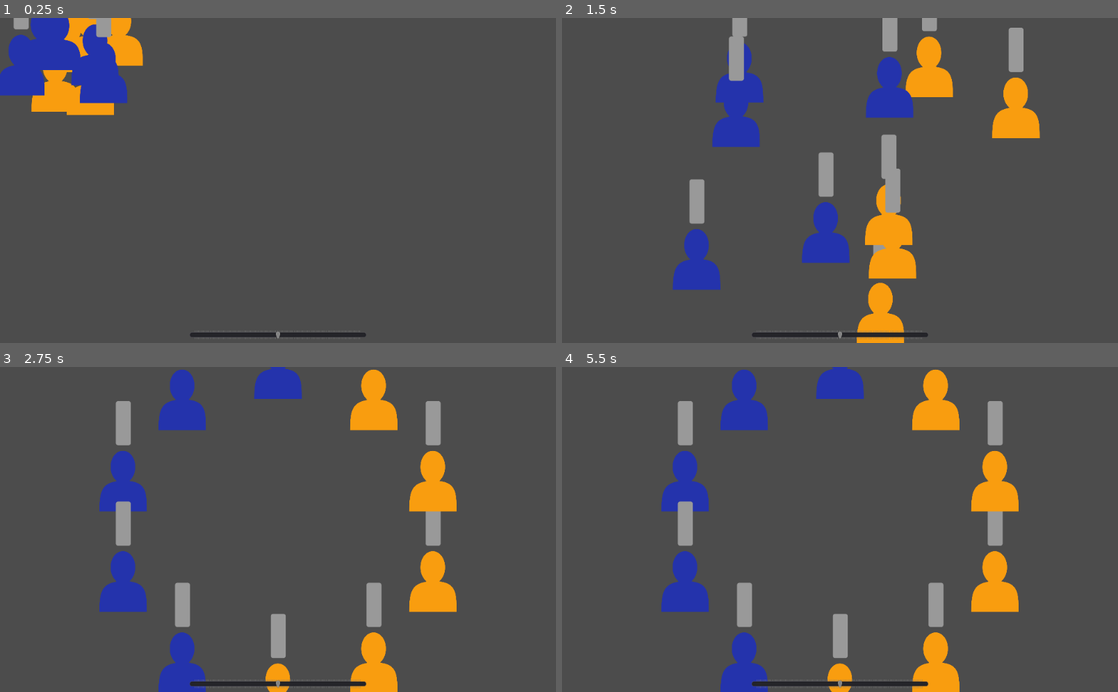
Above: before the commit, frames 1-4 (two rows, left to right).
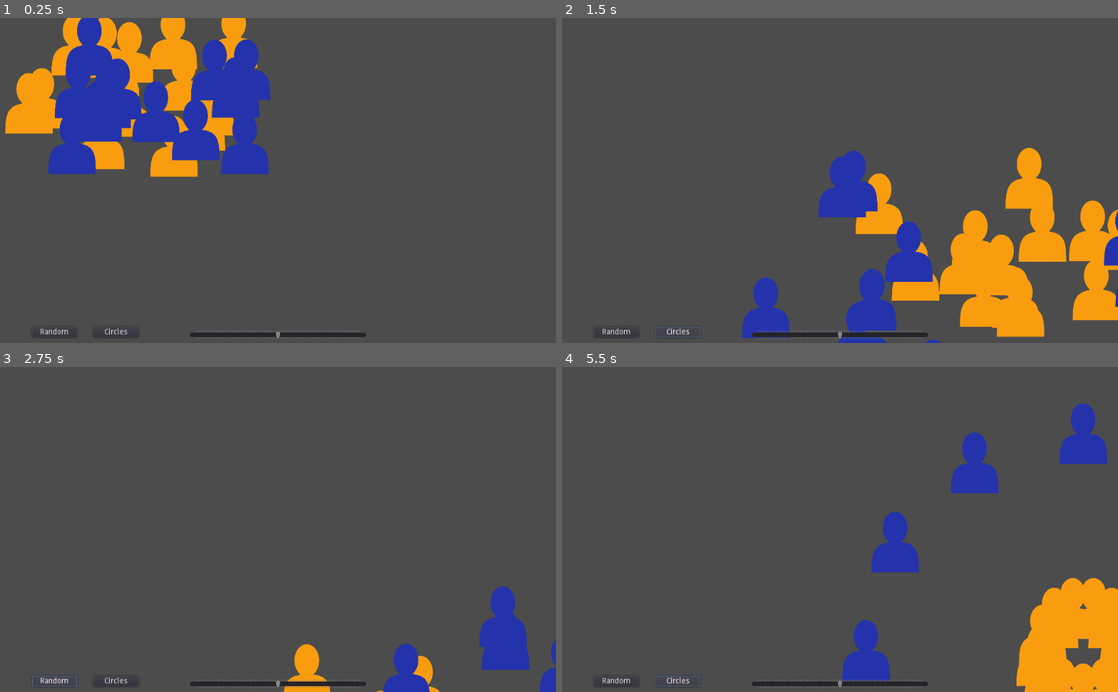
Above: after the commit, the same moments.

Repository: Maaack/Supply-and-Demand-Simulator
Game: Godot game, scene res://Scenes/Main/Main.tscn
The game is run twice, just before and just after one commit, with the same random seed, the same clock (stepped at 60 frames per second) and the same inputs.
Inputs (mouse positions are in pixels of both pictures, inside the frame that each line leads up to):
- Up to frame 1 (0.25 s): no input
- Up to frame 2 (1.5 s): click (617, 333) at 0.5 s, where only the run after the commit has a clickable "Random"; click (678, 333) at 1.25 s, where only the run after the commit has a clickable "Circles"
- Up to frame 3 (2.75 s): click (55, 682) at 2 s, where only the run after the commit has a clickable "Random"
- Up to frame 4 (5.5 s): click (678, 682) at 2.75 s, where only the run after the commit has a clickable "Circles"; click (617, 682) at 3.5 s, where only the run after the commit has a clickable "Random"; click (678, 682) at 4.25 s, where only the run after the commit has a clickable "Circles"

The runs differ from the first frame. In frame 1, 16% of the frame differs, in the area x 0-49%, y 0-98%; in frame 2, 25%, in the area x 7-100%, y 0-100%; in frame 3, 15%; in frame 4, 21%.

Commit message:
INIT-02: Adds double circle layout and movement in between when roles change.

Diff:
--- a/Scenes/Characters/BaseCharacter.gd
+++ b/Scenes/Characters/BaseCharacter.gd
@@ -28,7 +28,6 @@
 
 func move_to(new_position : Vector2, time_to : float = 1.0):
 	if $Tween.is_active():
-		$Tween.seek($Tween.get_runtime())
 		$Tween.stop_all()
 	$Tween.interpolate_property(self, "position", position, new_position, time_to)
 	$Tween.start()
--- a/Scenes/Characters/BaseCharacter.tscn
+++ b/Scenes/Characters/BaseCharacter.tscn
@@ -10,6 +10,7 @@
 seller_color = Color( 0.141176, 0.2, 0.67451, 1 )
 
 [node name="BasicBarUI" parent="." instance=ExtResource( 1 )]
+visible = false
 margin_left = -12.5008
 margin_top = -63.0992
 margin_right = -12.5008
--- a/Scenes/Main/Main.gd
+++ b/Scenes/Main/Main.gd
@@ -5,3 +5,9 @@
 
 func _on_HSlider_value_changed(value : float):
 	world_2d.update_ratio(value / 100.0)
+
+func _on_CirclesButton_pressed():
+	world_2d.update_layout(world_2d.CharacterLayout.DOUBLE_CIRCLE)
+
+func _on_RandomButton_pressed():
+	world_2d.update_layout(world_2d.CharacterLayout.RANDOM)
--- a/Scenes/Main/Main.tscn
+++ b/Scenes/Main/Main.tscn
@@ -40,4 +40,30 @@
 __meta__ = {
 "_edit_use_anchors_": false
 }
+
+[node name="RandomButton" type="Button" parent="."]
+anchor_top = 1.0
+anchor_bottom = 1.0
+margin_left = 59.2163
+margin_top = -30.0793
+margin_right = 142.216
+margin_bottom = -10.0793
+text = "Random"
+__meta__ = {
+"_edit_use_anchors_": false
+}
+
+[node name="CirclesButton" type="Button" parent="."]
+anchor_top = 1.0
+anchor_bottom = 1.0
+margin_left = 171.537
+margin_top = -29.6074
+margin_right = 254.537
+margin_bottom = -9.60742
+text = "Circles"
+__meta__ = {
+"_edit_use_anchors_": false
+}
 [connection signal="value_changed" from="HSlider" to="." method="_on_HSlider_value_changed"]
+[connection signal="pressed" from="RandomButton" to="." method="_on_RandomButton_pressed"]
+[connection signal="pressed" from="CirclesButton" to="." method="_on_CirclesButton_pressed"]
--- a/Scenes/World2D/World2D.gd
+++ b/Scenes/World2D/World2D.gd
@@ -1,24 +1,46 @@
 extends Node2D
 
 
+enum CharacterLayout{RANDOM, CIRCLE, DOUBLE_CIRCLE}
+
 var base_character_scene = preload("res://Scenes/Characters/BaseCharacter.tscn")
 var character_ratio : float = 0.5
-var character_count : int = 10
+var character_count : int = 25
 var character_array : Array = []
+var character_layout_setting : int = CharacterLayout.DOUBLE_CIRCLE
 
 func set_character_position_to_random(character : BaseCharacter):
-	var new_x : float = rand_range(100.0, 924.0)
-	var new_y : float = rand_range(100.0, 500.0)
+	var new_x : float = rand_range(100.0, 1820.0)
+	var new_y : float = rand_range(100.0, 980.0)
 	character.move_to(Vector2(new_x, new_y))
 
 func set_character_position_to_circle(character : BaseCharacter):
+	var radius : float = 300.0
+	var center_offset = Vector2(512.0, 300.0)
 	var character_index = character_array.find(character)
 	if character_index == -1:
 		return
 	var a : float = character_index * 2 * PI / character_count
-	var new_x : float = sin(a) * 300.0 + 512.0
-	var new_y : float = cos(a) * 300.0 + 300.0
-	character.move_to(Vector2(new_x, new_y))
+	var new_vector : Vector2 = Vector2(sin(a), cos(a)) * radius + center_offset
+	character.move_to(new_vector)
+
+func set_character_position_to_double_circle(character : BaseCharacter):
+	var radius : float = 80.0
+	var radius_outer : float = 400.0
+	var center_offset = Vector2(960, 520.0)
+	var character_index = character_array.find(character)
+	if character_index == -1:
+		return
+	var buyer_count = get_buyer_count()
+	var character_delta = character_index
+	var role_count = buyer_count
+	if character_index >= buyer_count:
+		radius = radius_outer
+		character_delta = character_index - get_buyer_count()
+		role_count = character_count - buyer_count
+	var a : float = character_delta * 2 * PI / role_count
+	var new_vector : Vector2 = Vector2(sin(a), cos(a)) * radius + center_offset
+	character.move_to(new_vector)
 
 func add_character():
 	var base_character_instance : BaseCharacter = base_character_scene.instance()
@@ -50,6 +72,9 @@
 			var current_character : BaseCharacter = character_array[i]
 			if is_instance_valid(current_character):
 				set_character_to_seller(current_character)
+	if prior_count != current_count:
+		if character_layout_setting == CharacterLayout.DOUBLE_CIRCLE:
+			_update_character_positions()
 
 func _ready():
 	randomize()
@@ -61,6 +86,19 @@
 			set_character_to_seller(character)
 	$StartUpDelay.start()
 
+func update_layout(new_layout : int):
+	character_layout_setting = new_layout
+	_update_character_positions()
+
+func _update_character_positions():
+	for character in character_array:
+		match(character_layout_setting):
+			CharacterLayout.RANDOM:
+				set_character_position_to_random(character)
+			CharacterLayout.CIRCLE:
+				set_character_position_to_circle(character)
+			CharacterLayout.DOUBLE_CIRCLE:
+				set_character_position_to_double_circle(character)
+
 func _on_StartUpDelay_timeout():
-	for character in character_array:
-		set_character_position_to_circle(character)
+	_update_character_positions()
